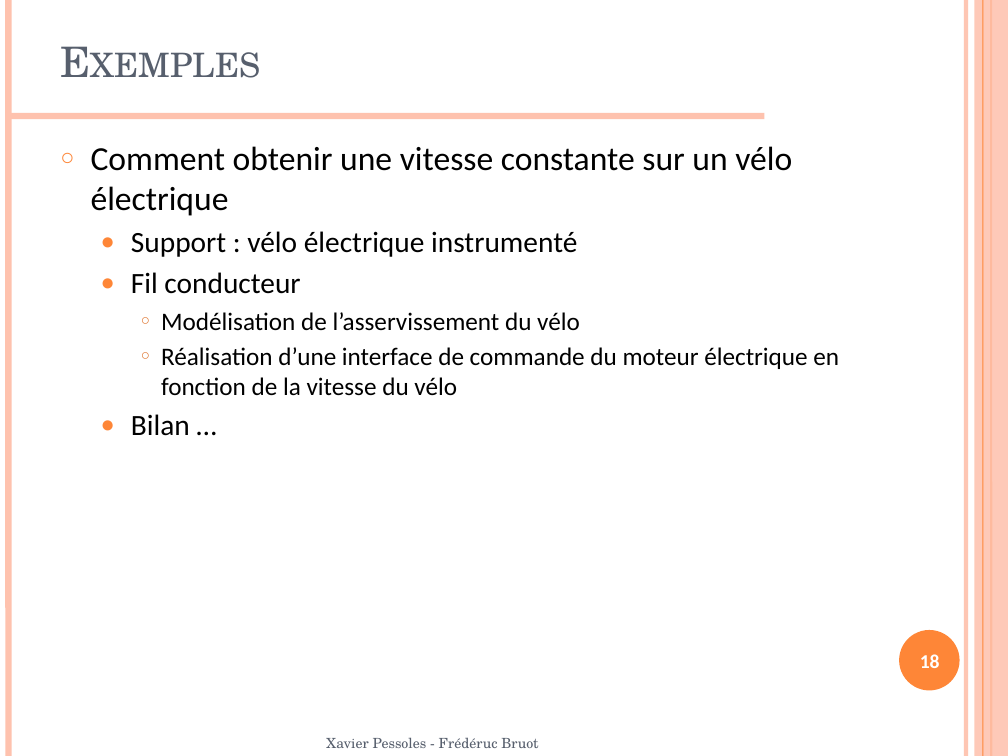
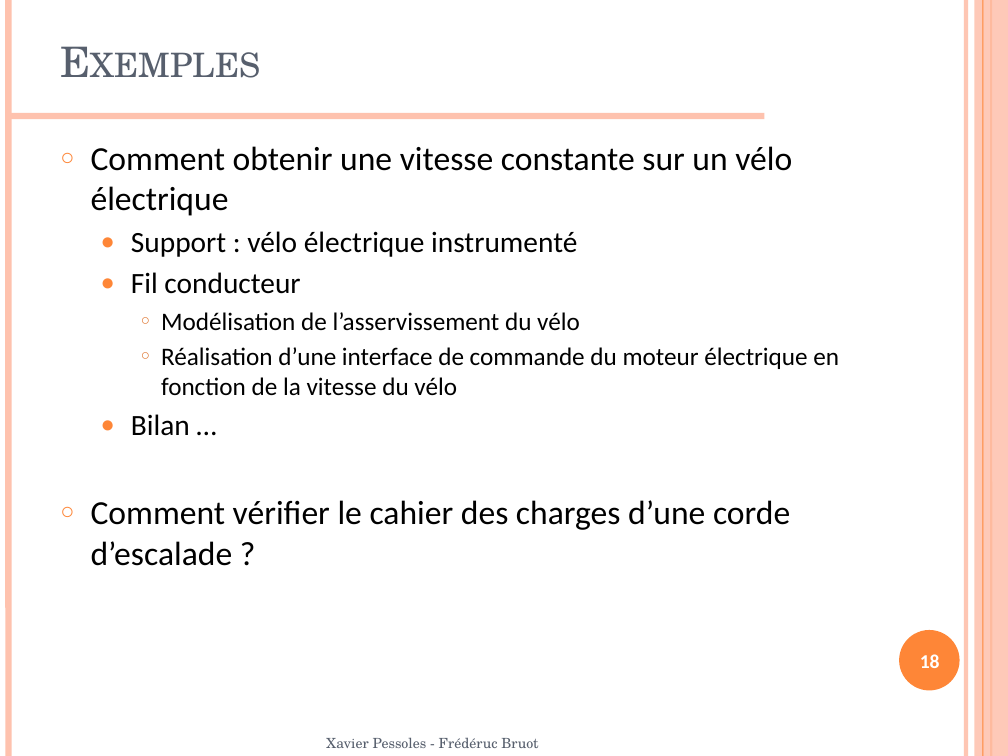
Before and after one commit to xpessoles/PTSI, a slide deck: slide 18 of TIPE/Presentation_2014_2015.pptx. Drawn at 1008x756 pixels with LibreOffice and Linux fonts; fonts in the diff are those of the drawing; background and template pictures are left out. Boxes give left, top, right and bottom in pixels: in the first picture for what was removed or moved away, otherwise in the second. Text is boxed around its words. In the diff, an @@ line names an element or a change of style, - is before the commit and + after.

Commit message:
MAJ

```diff
--- a/TIPE/Presentation_2014_2015.pptx
+++ b/TIPE/Presentation_2014_2015.pptx
@@ text at <box>91,500,790,566</box>: paragraph added @@
+○ Comment vérifier le cahier des charges d’une corde d’escalade ?
```
Also in this commit, not shown: 1 other slide changed, 2 slides added.
